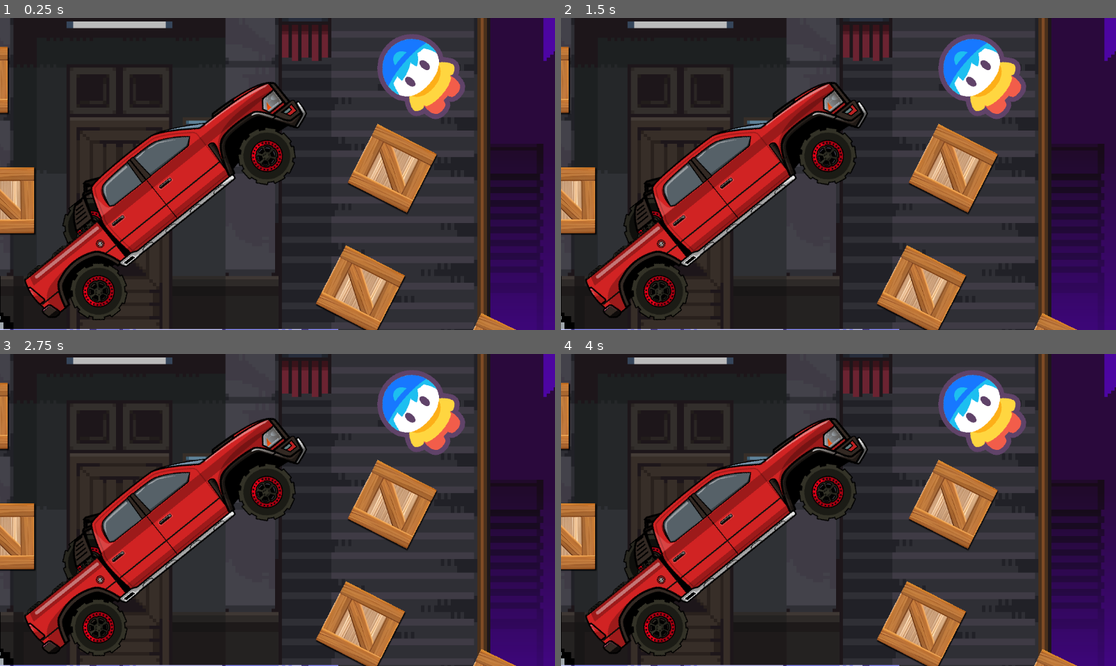
Above: before the commit, frames 1-4 (two rows, left to right).
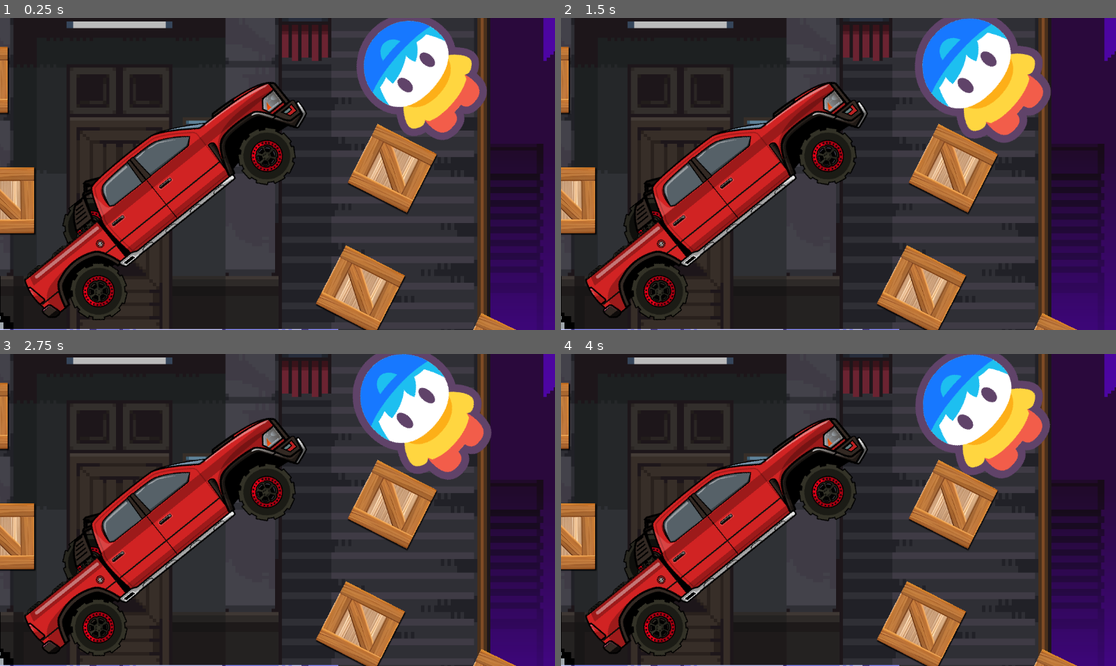
Above: after the commit, the same moments.

Repository: Divya-Darshan/GMEL
Game: Godot game, scene res://levels/menu.tscn
Two runs of this game, one before a commit and one after it. Both use one fixed random seed, a clock stepped at 60 frames per second and the inputs below.
Inputs:
- Up to frame 1 (0.25 s): no input
- Up to frame 2 (1.5 s): tap Enter (enter) at 0.5 s; tap A (a) at 0.6 s; tap Space (jump) at 0.77 s; tap D (d) at 0.8, 1.35 s
- Up to frame 3 (2.75 s): tap Space (jump) at 1.52 s; tap A (a) at 1.55, 2.1 s; tap D (d) at 2.3 s
- Up to frame 4 (4 s): tap D (d) at 2.85, 3.8 s; tap Space (jump) at 3.02, 3.77 s; tap A (a) at 3.05 s; hold Enter (enter) from 3.53 s (still down)

The runs differ from the first frame. In frame 1, 5.8% of the frame differs, in the area x 64-88%, y 0-40%; in frame 2, 6.4%; in frame 3, 6.4%, in the area x 63-89%, y 0-41%; in frame 4, 6.4%.

Commit message:
play text sub

Diff:
--- a/levels/level4.tscn
+++ b/levels/level4.tscn
@@ -213,12 +213,12 @@
 scale = Vector2(0.625, 0.625)
 
 [node name="box29" parent="." unique_id=611934761 instance=ExtResource("2_1jw75")]
-position = Vector2(3752, 791.00006)
+position = Vector2(3779.0002, 781)
 rotation = 0.0023366904
 scale = Vector2(0.625, 0.625)
 
 [node name="box30" parent="." unique_id=127921794 instance=ExtResource("2_1jw75")]
-position = Vector2(3426.0002, 562)
+position = Vector2(3450, 516)
 rotation = 0.0023366904
 scale = Vector2(0.625, 0.625)
 
--- a/levels/menu.tscn
+++ b/levels/menu.tscn
@@ -27,6 +27,35 @@
 
 func _on_pressed() -> void:
 		get_tree().change_scene_to_file(\"res://world.tscn\")
+"
+
+[sub_resource type="GDScript" id="GDScript_tbhb4"]
+script/source = "extends Sprite2D
+
+# === TUNABLE ===
+var squash_amount := 0.05     # how much it squashes
+var speed := 2.0              # animation speed
+var lerp_speed := 8.0         # smoothness
+
+var time := 0.0
+
+
+func _process(delta: float) -> void:
+	time += delta
+
+	# sine wave for smooth looping
+	var wave := sin(time * speed)
+
+	# squash & stretch
+	var stretch := wave * squash_amount
+
+	var target_scale := Vector2(
+		1.0 + stretch,
+		1.0 - stretch
+	)
+
+	# smooth blending
+	scale = scale.lerp(target_scale, lerp_speed * delta)
 "
 
 [node name="menu" type="Node2D" unique_id=1854946313]
@@ -185,5 +214,6 @@
 texture = ExtResource("7_tbhb4")
 region_enabled = true
 region_rect = Rect2(0, 208, 256, 304)
+script = SubResource("GDScript_tbhb4")
 
 [connection signal="pressed" from="TextureButton" to="TextureButton" method="_on_pressed"]
--- a/project.godot
+++ b/project.godot
@@ -17,7 +17,7 @@
 
 [display]
 
-window/size/mode=3
+window/size/mode=4
 
 [input]
 
